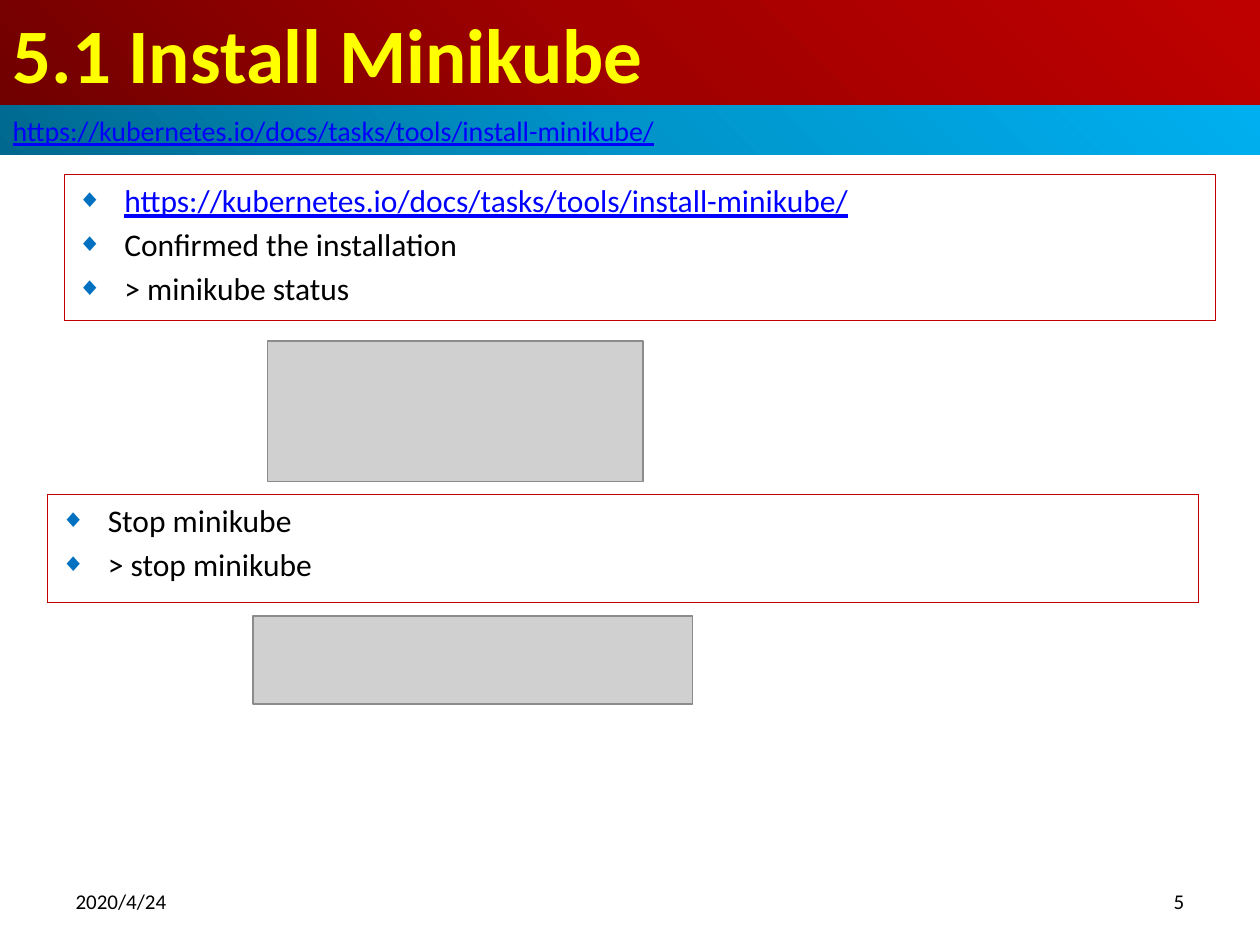
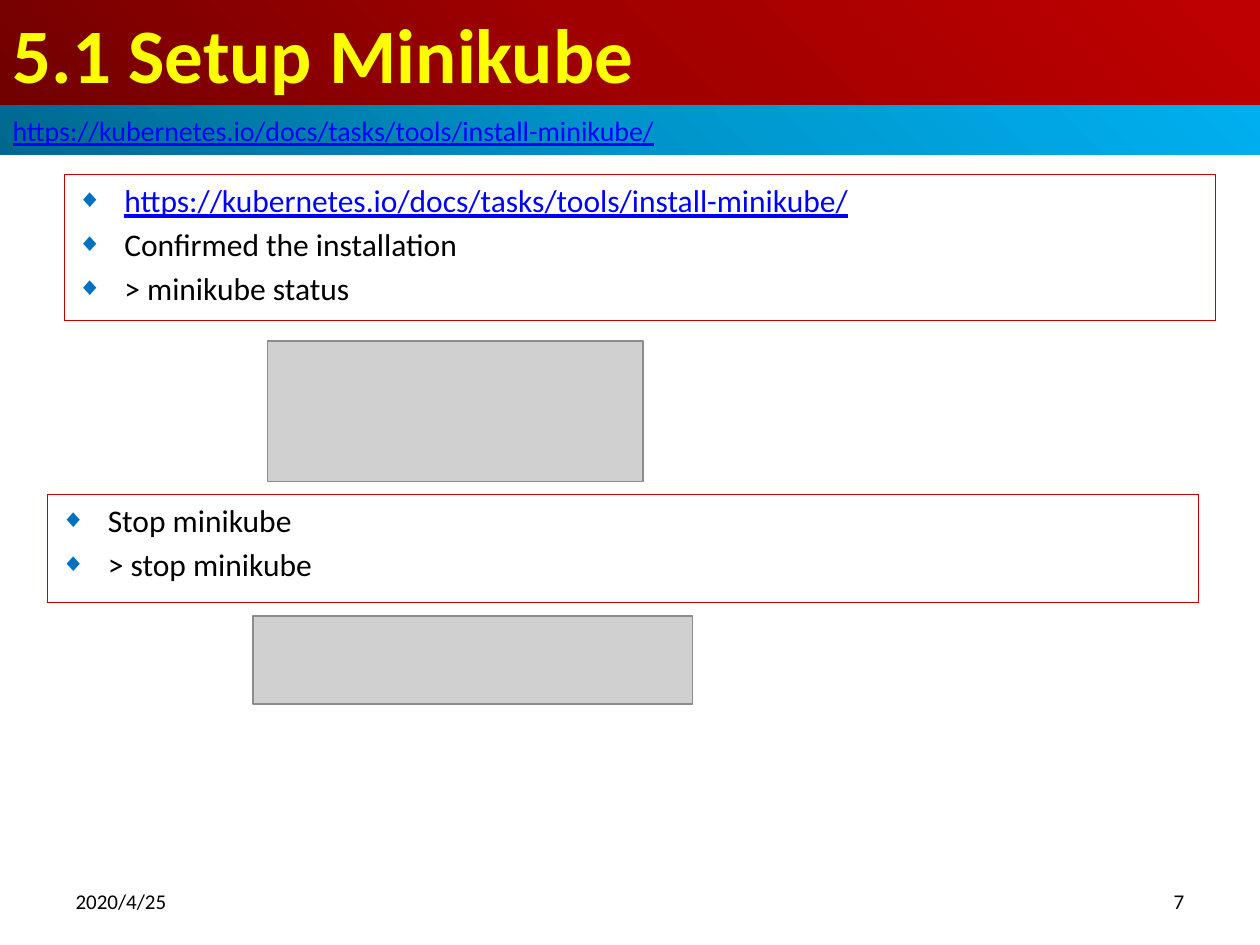
Before and after one commit to peterhchen/900-Kubernetes, a slide deck: slide 7 of 05_SetupMiniKube.pptx (slide 5 before the commit). Drawn at 1260x945 pixels with LibreOffice and Linux fonts; fonts in the diff are those of the drawing; grey boxes stand for pictures. Boxes give left, top, right and bottom in pixels: in the first picture for what was removed or moved away, otherwise in the second. Text is boxed around its words. In the diff, an @@ line names an element or a change of style, - is before the commit and + after.

Commit message:
Setup MiniKube

```diff
--- a/05_SetupMiniKube.pptx
+++ b/05_SetupMiniKube.pptx
@@ title at (13,29,634,95): text changed @@
-5.1 Install Minikube
+5.1 Setup Minikube
@@ text at (76,894,167,910): text changed @@
-2020/4/24
+2020/4/25
@@ page number at (1174,895,1185,909): text changed @@
-5
+7
```
Also in this commit, not shown: 5 other slides changed, 4 slides added.
